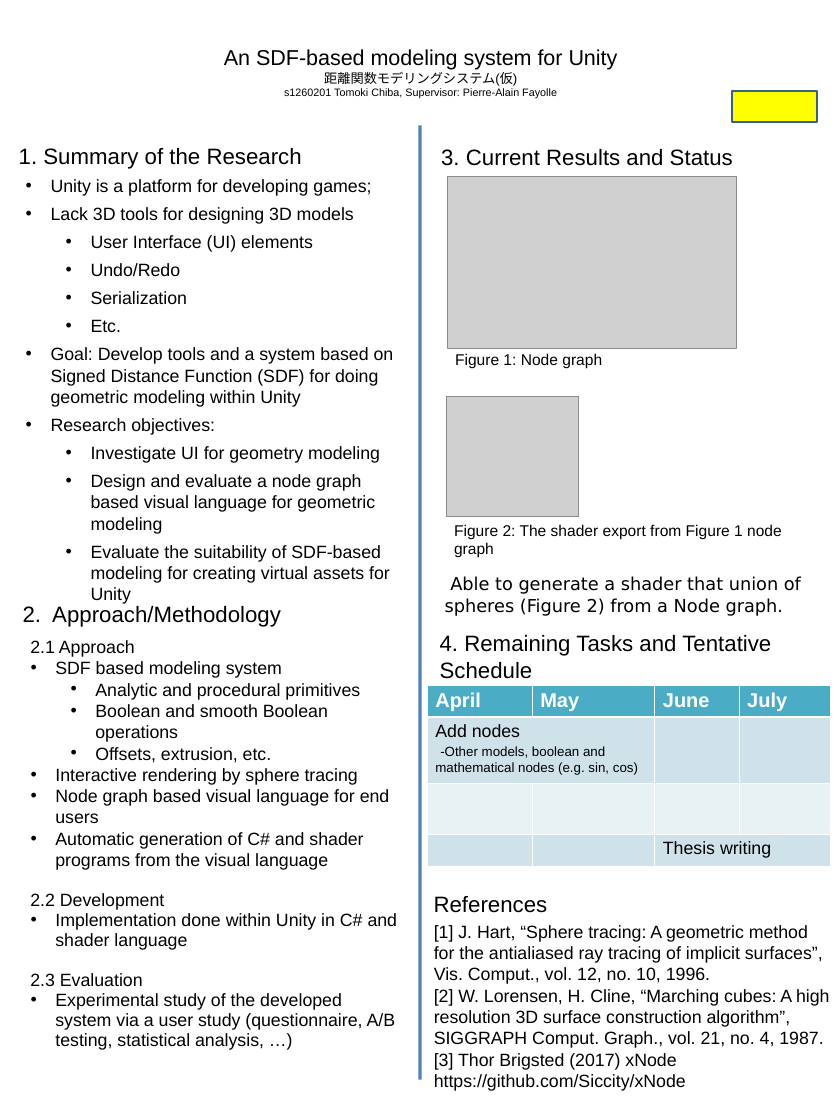
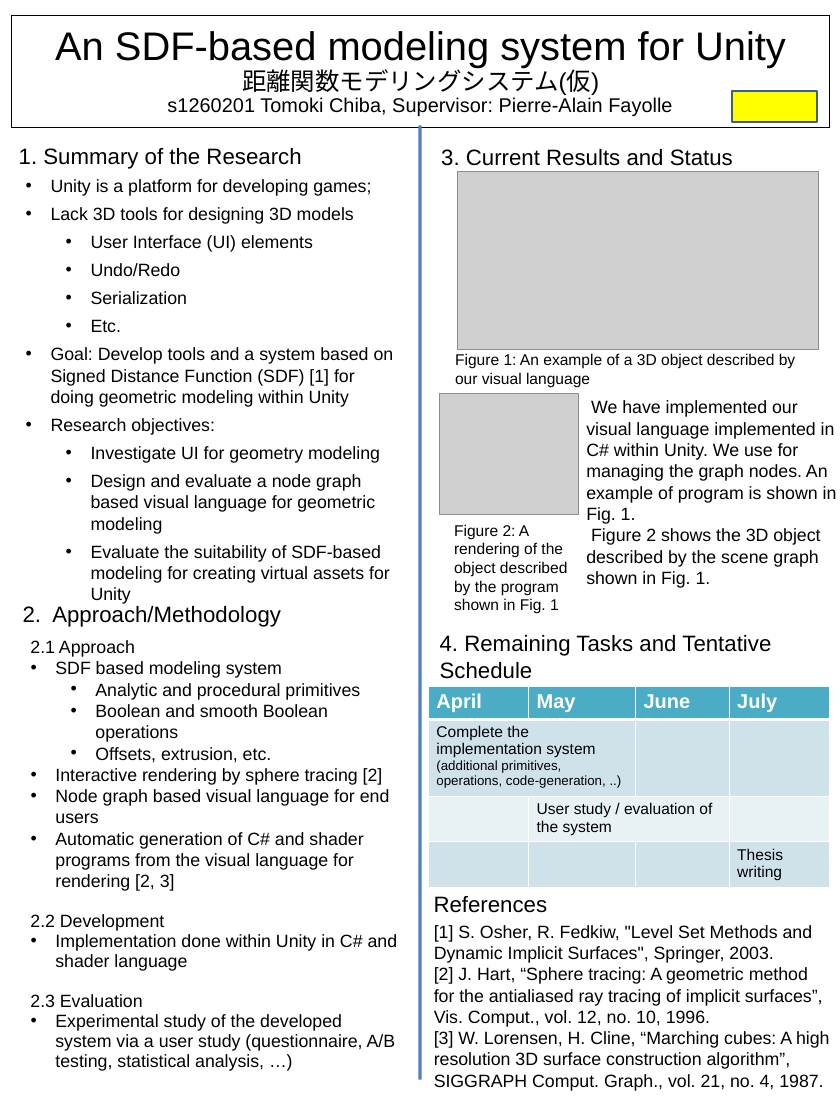
Before and after one commit to s1260201/SDF-Editor, a slide deck: slide 1 of Doc/poster.pptx. Drawn at 840x1120 pixels with LibreOffice and Linux fonts; fonts in the diff are those of the drawing; grey boxes stand for pictures. Boxes give left, top, right and bottom in pixels: in the first picture for what was removed or moved away, otherwise in the second. Text is boxed around its words. In the diff, an @@ line names an element or a change of style, - is before the commit and + after.

```diff
--- a/Doc/poster.pptx
+++ b/Doc/poster.pptx
@@ rectangle "An SDF-based modeling system for ...": place and size @@
-rectangle "An SDF-based modeling system for ..." at (224, 49, 618, 99)
+rectangle "An SDF-based modeling system for ..." at (12, 15, 830, 127)
@@ rectangle "An SDF-based modeling system for ..." at (12, 15, 830, 127): size 19.4 to 35.9 pt in "An SDF-based modeling system for Unity"; size 11.9 to 22 pt in "距離関数モデリングシステム(仮)"; size 9.7 to 17.9 pt in "s1260201 Tomoki Chiba, Supervisor: Pierre-Alain Fayolle"; line spacing 1 to 0.9; outline none to #000000 0.75 pt @@
@@ picture: place and size @@
-picture at (447, 176, 737, 348)
+picture at (458, 171, 818, 349)
@@ text at (51, 347, 394, 407): text changed @@
-• Goal: Develop tools and a system based on Signed Distance Function (SDF) for doing geometric modeling within Unity
+• Goal: Develop tools and a system based on Signed Distance Function (SDF) [1] for doing geometric modeling within Unity
@@ text at (455, 353, 795, 388): text changed @@
-Figure 1: Node graph
+Figure 1: An example of a 3D object described by our visual language
@@ picture: place and size @@
-picture at (446, 397, 578, 516)
+picture at (439, 394, 578, 514)
@@ text at (586, 400, 837, 588): text changed; font DejaVu Sans to Arial @@
-Able to generate a shader that union of spheres (Figure 2) from a Node graph.
+We have implemented our visual language implemented in C# within Unity. We use for managing the graph nodes. An example of program is shown in Fig. 1.
+Figure 2 shows the 3D object described by the scene graph shown in Fig. 1.
@@ text at (454, 524, 568, 614): text changed @@
-Figure 2: The shader export from Figure 1 node graph
+Figure 2: A rendering of the object described by the program shown in Fig. 1
@@ table at (429, 686, 830, 887) @@
-row 2, column 1: Add nodes / -Other models, boolean and / mathematical nodes (e.g. sin, cos)
+row 2, column 1: Complete the implementation system / (additional primitives, operations, code-generation, ..)
-row 3, column 2: 
+row 3, column 2: User study / evaluation of the system
-row 4, column 3: Thesis writing
+row 4, column 3: 
-row 4, column 4: 
+row 4, column 4: Thesis writing
@@ fill #CFE2EA to #D0E3EA in 6 cells @@
@@ fill #E8F1F4 to #E9F1F5 in 3 cells @@
@@ borders changed @@
@@ text at (55, 768, 383, 785): text changed @@
-• Interactive rendering by sphere tracing
+• Interactive rendering by sphere tracing [2]
@@ text at (55, 832, 363, 891): text changed @@
-• Automatic generation of C# and shader programs from the visual language
+• Automatic generation of C# and shader programs from the visual language for rendering [2, 3]
@@ text at (434, 925, 830, 1091): text changed @@
-[1] J. Hart, “Sphere tracing: A geometric method for the antialiased ray tracing of implicit surfaces”, Vis. Comput., vol. 12, no. 10, 1996.
-[2] W. Lorensen, H. Cline, “Marching cubes: A high resolution 3D surface construction algorithm”, SIGGRAPH Comput. Graph., vol. 21, no. 4, 1987.
-[3] Thor Brigsted (2017) xNode https://github.com/Siccity/xNode
+[1] S. Osher, R. Fedkiw, "Level Set Methods and Dynamic Implicit Surfaces", Springer, 2003.
+[2] J. Hart, “Sphere tracing: A geometric method for the antialiased ray tracing of implicit surfaces”, Vis. Comput., vol. 12, no. 10, 1996.
+[3] W. Lorensen, H. Cline, “Marching cubes: A high resolution 3D surface construction algorithm”, SIGGRAPH Comput. Graph., vol. 21, no. 4, 1987.
```
Also in this commit, not shown: 1 other slide changed.
